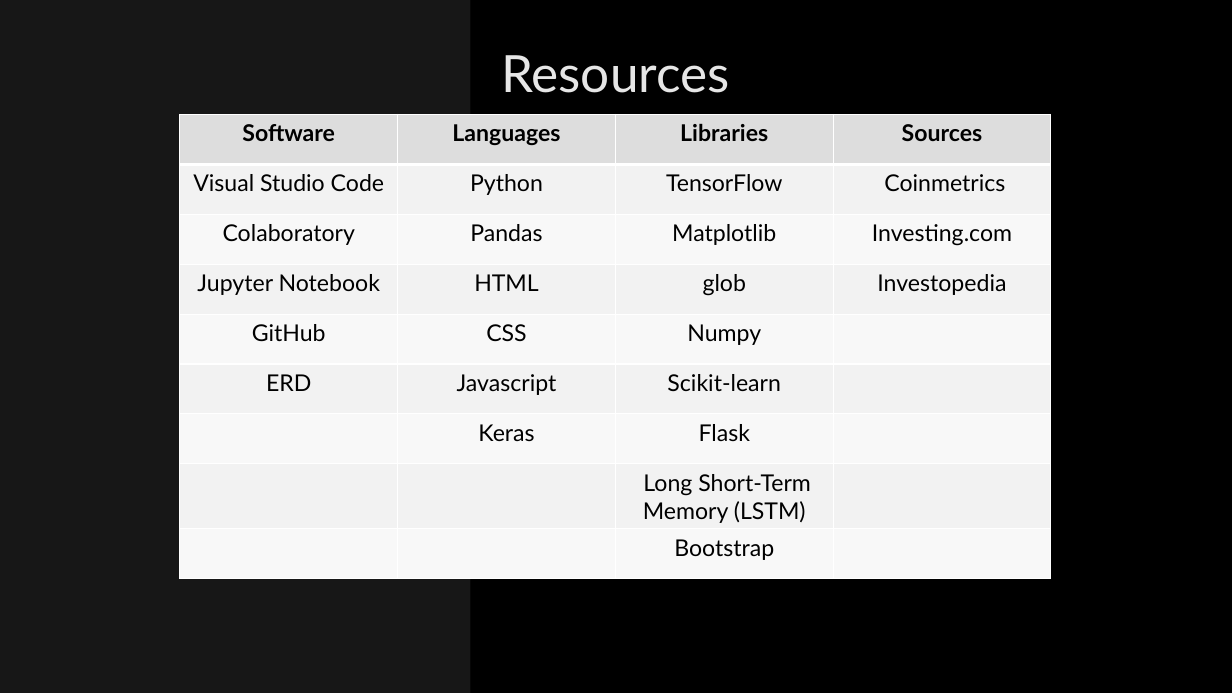
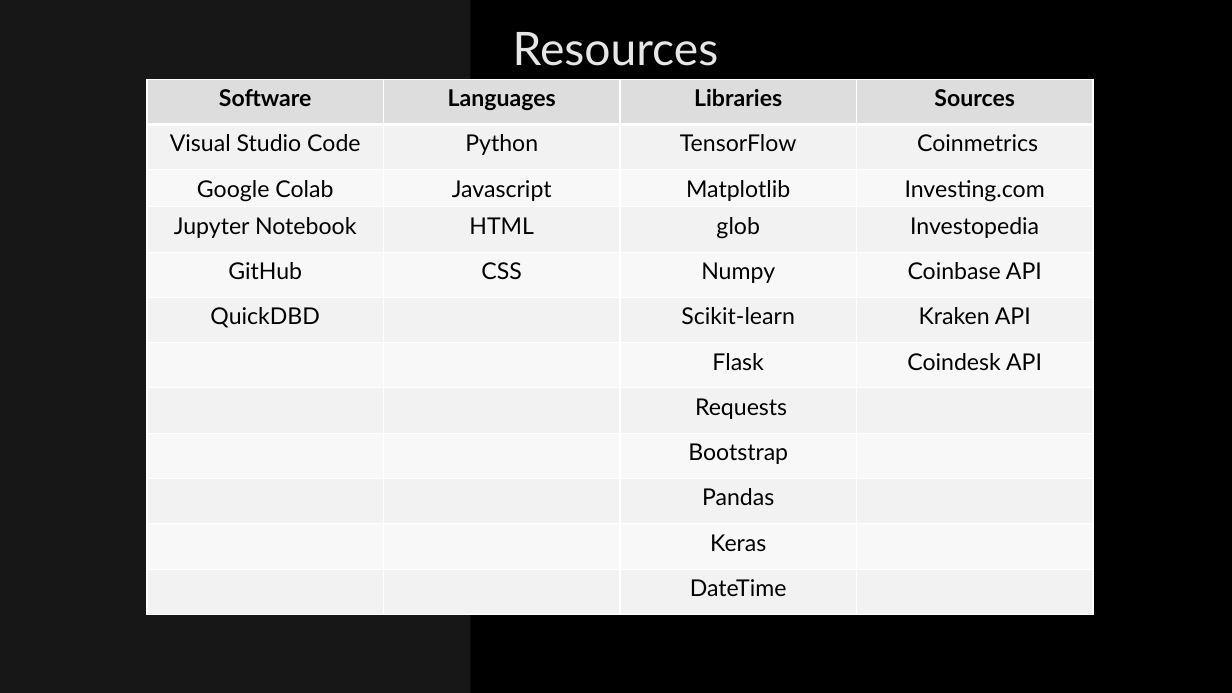
Before and after one commit to tylerfallon/The-Omniscient-Crypto-Oracle, a slide deck: slide 6 of The Omniscient Crypto Oracle.pptx. Drawn at 1232x693 pixels with LibreOffice and Linux fonts; fonts in the diff are those of the drawing; background and template pictures are left out. Boxes give left, top, right and bottom in pixels: in the first picture for what was removed or moved away, otherwise in the second. Text is boxed around its words. In the diff, an @@ line names an element or a change of style, - is before the commit and + after.

Commit message:
ppt updates

```diff
--- a/The Omniscient Crypto Oracle.pptx
+++ b/The Omniscient Crypto Oracle.pptx
@@ title "Resources" at (513,32,719,66): size 40 to 36 pt @@
@@ table at (147,79,1093,615) @@
-row 3, column 1: Colaboratory
+row 3, column 1: Google Colab
-row 3, column 2: Pandas
+row 3, column 2: Javascript
-row 5, column 4: 
+row 5, column 4: Coinbase API
-row 6: ERD | Javascript | Scikit-learn | 
+row 6: QuickDBD |  | Scikit-learn | Kraken API
-row 7, column 2: Keras
+row 7, column 2: 
-row 7, column 4: 
+row 7, column 4: Coindesk API
-row 8, column 3: Long Short-Term Memory (LSTM)
+row 8, column 3: Requests
+row 10:  |  | Pandas | 
+row 11:  |  | Keras | 
+row 12:  |  | DateTime | 
@@ table: place and size @@
-table at (180,115,1053,579)
+table at (147,79,1093,615)
```
Also in this commit, not shown: 3 other slides changed, 1 slide added, 4 other files.
